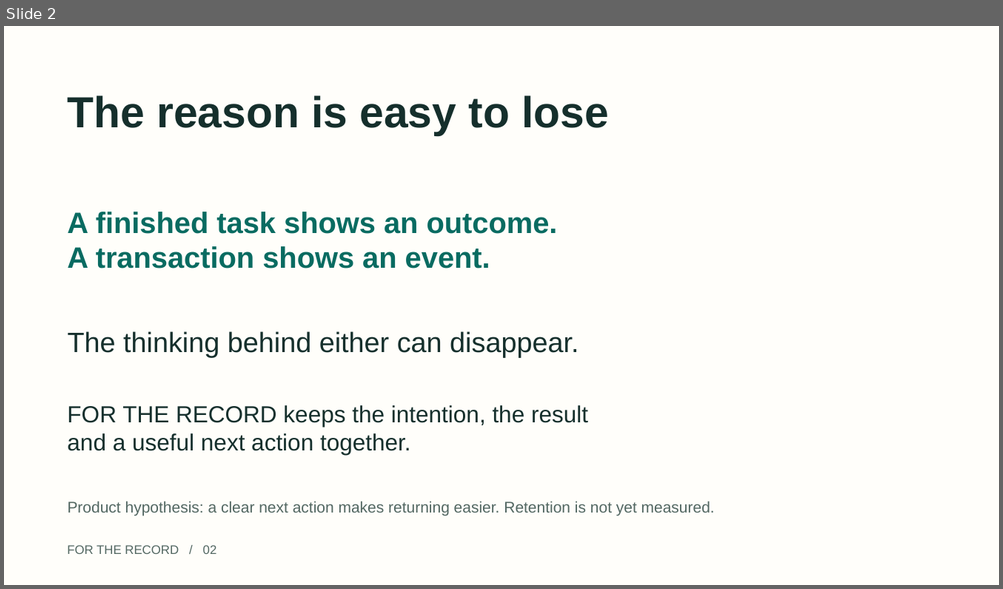
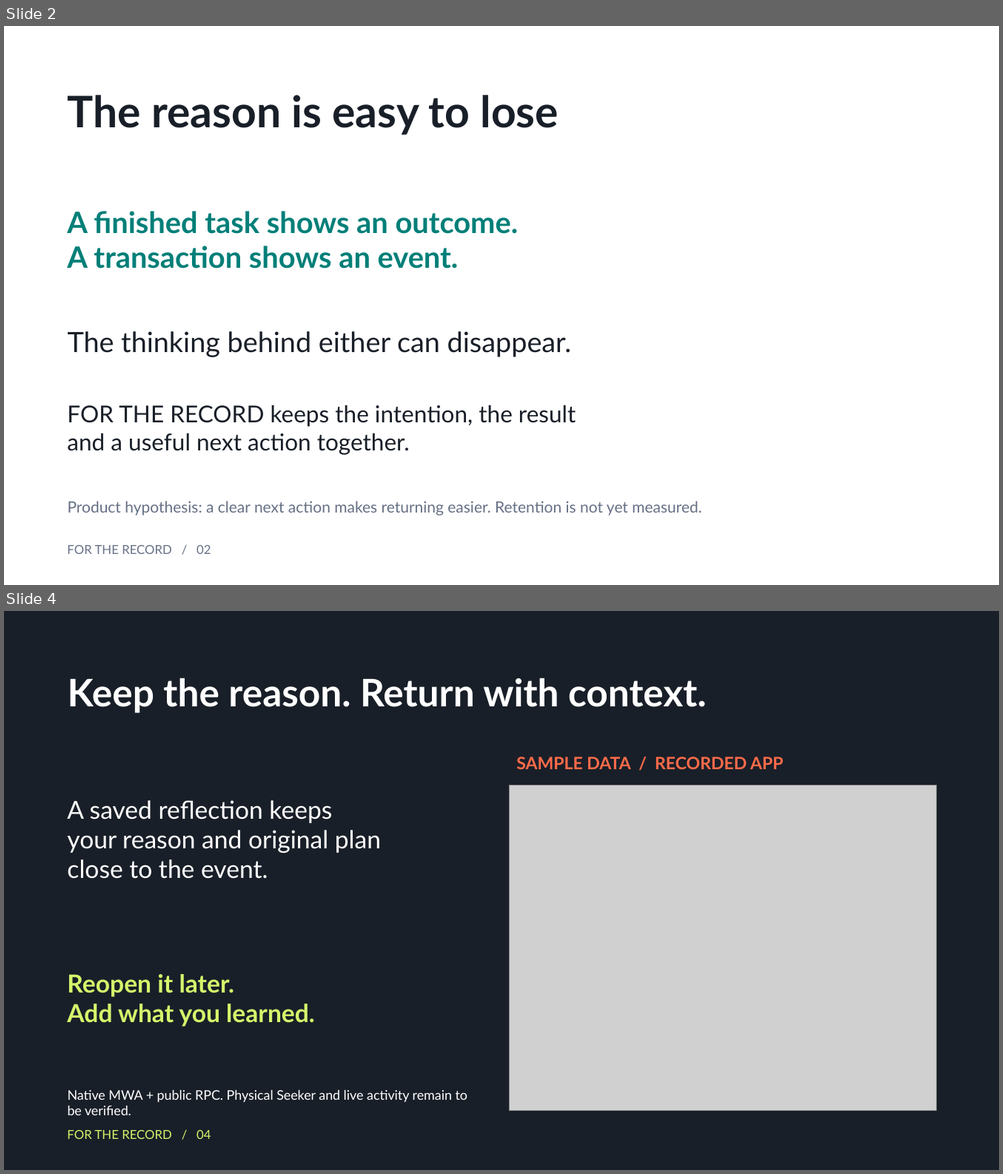
Before and after one commit to openai-lover/seeker_FOR-THE-RECORD, a slide deck: docs/submission/FOR-THE-RECORD-pitch.pptx. Shown one above the other, each under a label of ours: slide 2 before the commit, slides 2 and 4 after it; the slides between them are not shown. The pictures are 1003x589 and 1003x1174 pixels, drawn with LibreOffice and Linux fonts; fonts in the diff are those of the drawing; grey boxes stand for pictures. Boxes give left, top, right and bottom in pixels: in the first picture for what was removed or moved away, otherwise in the second. Text is boxed around its words. In the diff, an @@ line names an element or a change of style, - is before the commit and + after.

```diff
--- a/docs/submission/FOR-THE-RECORD-pitch.pptx
+++ b/docs/submission/FOR-THE-RECORD-pitch.pptx
@@ slide 4 added at (4, 611, 999, 1170), background #191F28 @@
@@ text added at (68, 678, 706, 713), 36.8 pt, text #FFFFFF, bold @@
+Keep the reason. Return with context.
@@ text added at (516, 757, 783, 769), 16.5 pt, text #FF6B4A, bold @@
+SAMPLE DATA / RECORDED APP
@@ picture added at (509, 785, 936, 1111) @@
@@ text added at (67, 800, 381, 879), 24 pt, text #FFFFFF @@
+A saved reflection keeps
+your reason and original plan
+close to the event.
@@ text added at (67, 974, 315, 1027), 24 pt, text #D5F56B, bold @@
+Reopen it later.
+Add what you learned.
@@ text added at (68, 1090, 468, 1116), 12.8 pt, text #FFFFFF @@
+Native MWA + public RPC. Physical Seeker and live activity remain to be verified.
@@ text added at (67, 1130, 210, 1139), 12 pt, text #D5F56B @@
+FOR THE RECORD / 04
@@ slide 2 changed as well @@
@@ background #FFFEFA to #FFFFFF @@
@@ text "A finished task shows an ..." at (67, 211, 518, 269): font Arial to Lato, text colour #096B61 to #007F78 @@
@@ font Arial to Lato, text colour #152F2C to #191F28 in 3 elements at (68, 95, 559, 135), (68, 332, 572, 358), (67, 405, 575, 455) @@
@@ text "Product hypothesis: a clear next ..." at (68, 501, 702, 516): font Arial to Lato, text colour #526762 to #667085 @@
@@ text "FOR THE RECORD / 02" at (67, 545, 210, 554): font Arial to Lato, text colour #526762 to #667085 @@
```
Also in this commit, not shown: 5 other slides changed, 1 other slide added, 2 slides removed, 42 other files.
